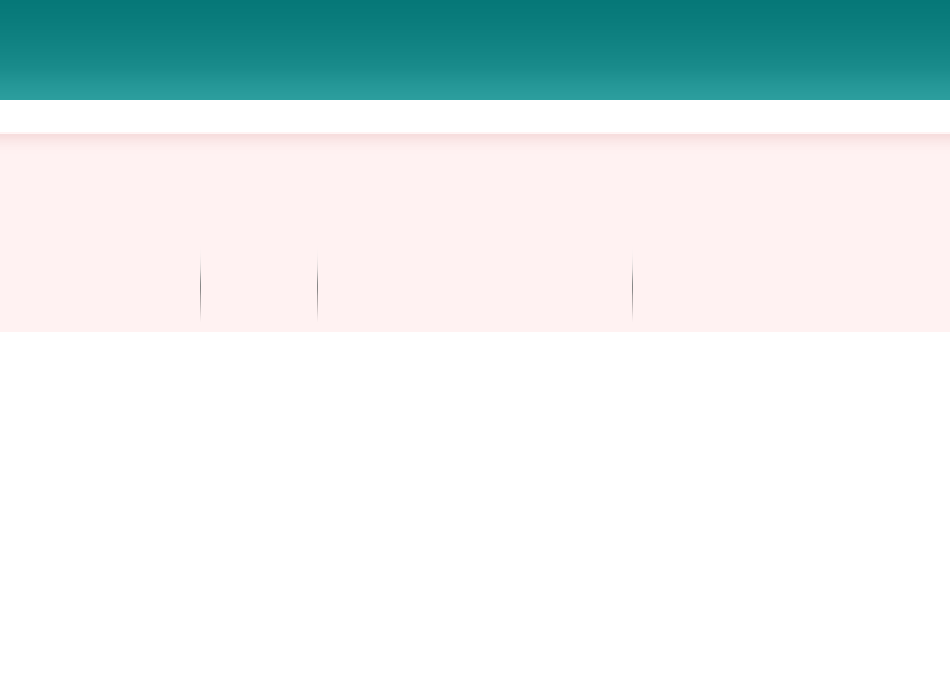
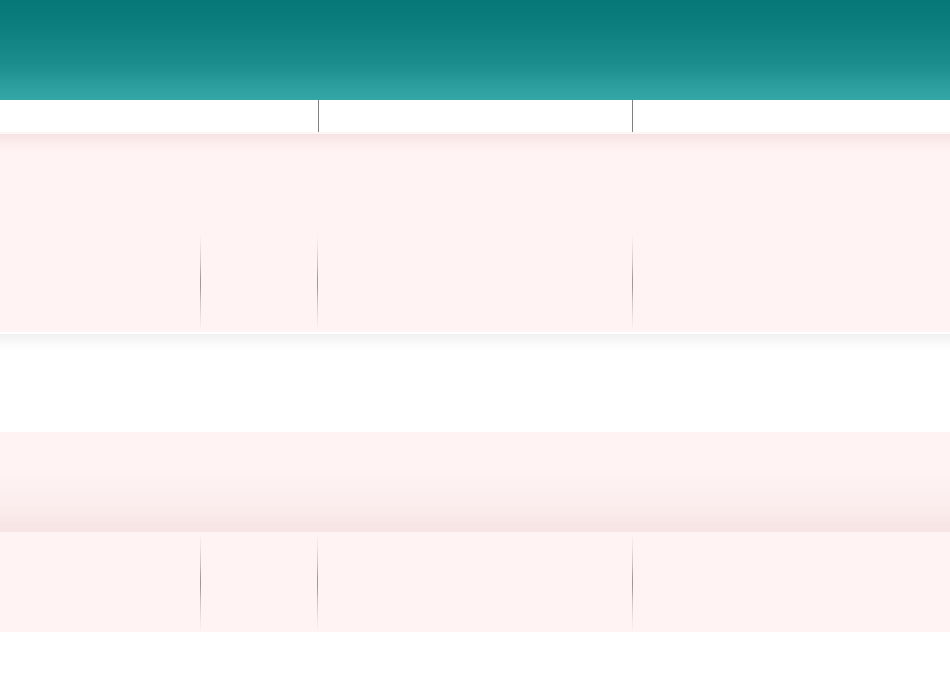
Layer changes from the first 950 x 696 image to the second:
added layer "navbar stroke" (multiply) above "navbar button" over 318, 100, 633, 132
added layer "navbar button" (screen) above "navbar active" over 318, 100, 633, 132
painted on "header widgets" over 0, 134, 950, 143
painted on "header boxes" over 200, 235, 633, 330
painted on "footer widgets" over 0, 432, 950, 532
painted on "footer boxes" over 0, 532, 950, 632
